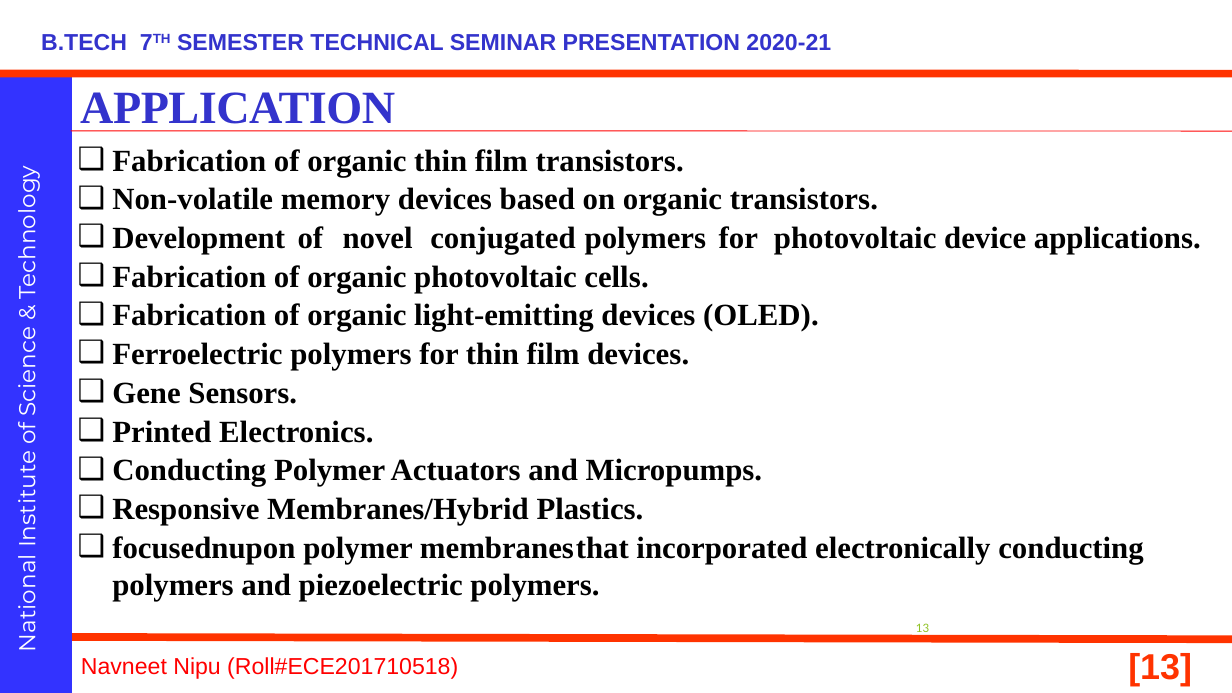
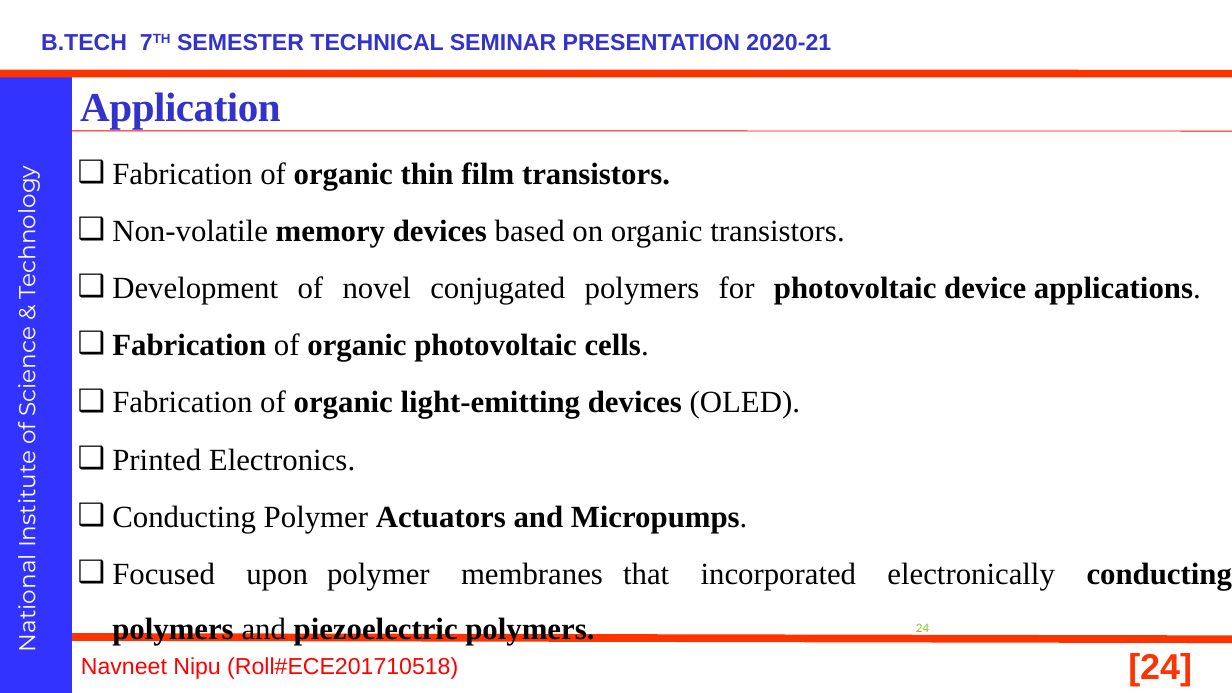
Before and after one commit to navneetnipu/BTECH_SEMINAR, a slide deck: slide 24 of seminar ppt.pptx (slide 13 before the commit). Drawn at 1232x693 pixels with LibreOffice and Linux fonts; fonts in the diff are those of the drawing; background and template pictures are left out. Boxes give left, top, right and bottom in pixels: in the first picture for what was removed or moved away, otherwise in the second. Text is boxed around its words. In the diff, an @@ line names an element or a change of style, - is before the commit and + after.

```diff
--- a/seminar ppt.pptx
+++ b/seminar ppt.pptx
@@ title at (80, 92, 281, 129): text changed; size 36 to 32 pt @@
-APPLICATION
+Application
@@ text at (112, 162, 1201, 533): bold off in "Fabrication of", "Non-volatile based on organic transistors.", "Development of novel conjugated polymers for applications.", "of cells." and 3 more places; alignment left to justified; line spacing 1 to 1.5 @@
@@ text at (112, 342, 689, 404): paragraphs removed @@
-❑ Ferroelectric polymers for thin film devices.
-❑ Gene Sensors.
@@ text at (112, 562, 669, 645): text changed; bold off @@
-❑ Responsive Membranes/Hybrid Plastics.
-❑ focusednupon polymer membranes that incorporated electronically conducting polymers and piezoelectric polymers.
+❑ Focused upon polymer membranes that incorporated electronically conducting polymers and piezoelectric polymers.
@@ page number at (916, 623, 929, 632): text changed @@
-13
+24
@@ page number at (1128, 653, 1192, 686): text changed @@
-[13]
+[24]
```
Also in this commit, not shown: 19 other slides changed, 7 slides added, 1 slide removed, 1 other file.
